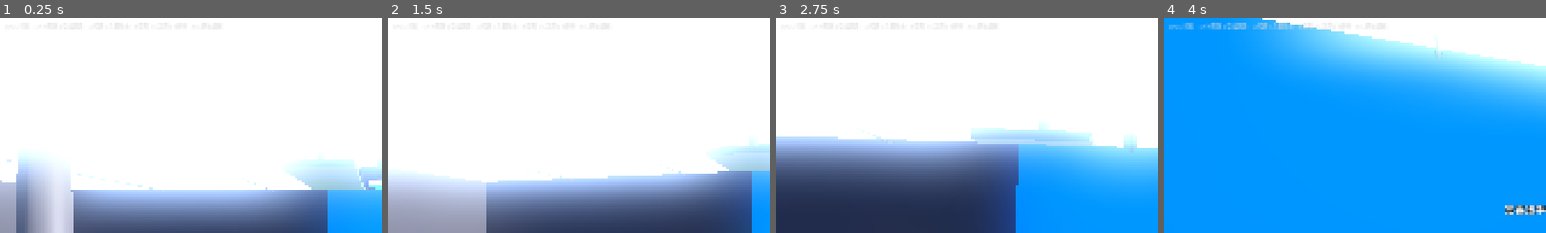
Above: before the commit, frames 1-4 (left to right).
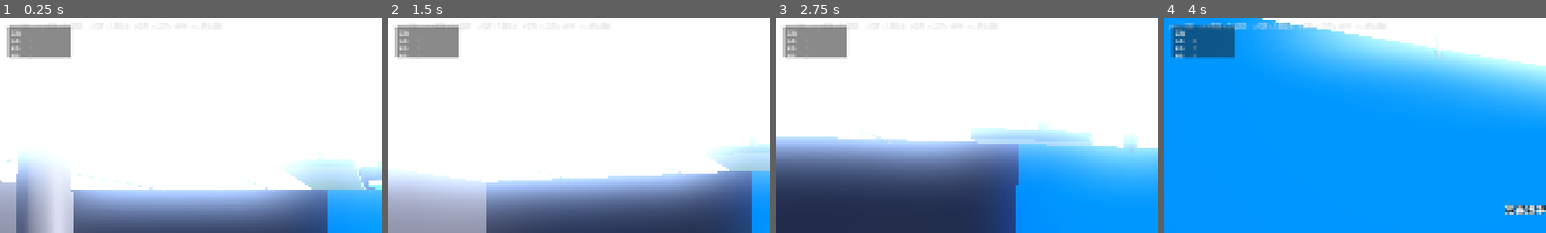
Above: after the commit, the same moments.

Repository: Potatopill98/let-s_go
Game: Godot game, scene res://scenes/main.tscn
Same seed, same stepped clock (60 frames per second), same inputs: the game is played once before the commit and once after it.
Inputs (mouse positions are % of the whole screen's width and height, from its top left):
- Up to frame 1 (0.25 s): no input
- Up to frame 2 (1.5 s): tap Enter at 0.5 s; move the mouse to (55, 50) at 0.52 s; hold W (move_forward) from 0.53 s (still down); tap E (interact) at 0.6 s; click (55, 50) at 0.67 s; tap Space at 0.77 s; move the mouse to (45, 50) at 1.27 s; tap Q at 1.35 s
- Up to frame 3 (2.75 s): keep holding W (move_forward); tap Space at 1.52 s; move the mouse to (52, 48) at 2.02 s; tap G at 2.1 s
- Up to frame 4 (4 s): keep holding W (move_forward); move the mouse to (49, 52) at 2.77 s; tap 1 at 2.85 s; click (49, 52) at 2.92 s; tap Space at 3.02, 3.77 s; move the mouse to (57, 51) at 3.52 s; tap 2 at 3.6 s
The pictures show only the part of the screen within x 0-50%, y 0-50%; the shares and areas given below are measured in that part.

The runs differ from the first frame. In frame 1, 2.7% of the frame differs, in the area x 1-19%, y 3-20%; in frame 2, 2.7%; in frame 3, 2.7%; in frame 4, 2.7%.

Commit message:
feat: 实现穿戴装备系统（头/身/脚三槽位），减伤/免疫/移速修正，UI显示

Diff:
--- /dev/null
+++ b/modules/player/equipment_manager.gd
@@ -0,0 +1,144 @@
+extends Node
+## 穿戴装备管理器
+## 三个槽位：头部、身体、脚部
+## 管理装备效果：减伤、免疫、移速修正等
+
+const SLOT_HEAD: int = 0
+const SLOT_BODY: int = 1
+const SLOT_FEET: int = 2
+
+# 装备数据：每个槽位存储 item_id，空为 ""
+var equipped: Array = ["", "", ""]
+
+# 信号
+signal equipment_changed(slot: int, item_id: String)
+
+# ==================== 装备/卸下 ====================
+func equip(item_id: String) -> bool:
+	if not ItemManager.has_item(item_id):
+		push_warning("[Equipment] 未知道具：" + item_id)
+		return false
+	var data: Dictionary = ItemManager.get_item_data(item_id)
+	if data.get("item_type", "") != "wearable":
+		push_warning("[Equipment] 不是穿戴装备：" + item_id)
+		return false
+	var slot: int = _get_slot_from_subtype(data.get("item_subtype", ""))
+	if slot < 0:
+		return false
+	equipped[slot] = item_id
+	emit_signal("equipment_changed", slot, item_id)
+	return true
+
+func unequip(slot: int) -> String:
+	if slot < 0 or slot >= 3:
+		return ""
+	var item_id: String = equipped[slot]
+	equipped[slot] = ""
+	emit_signal("equipment_changed", slot, "")
+	return item_id
+
+func unequip_by_id(item_id: String) -> bool:
+	for i in range(3):
+		if equipped[i] == item_id:
+			equipped[i] = ""
+			emit_signal("equipment_changed", i, "")
+			return true
+	return false
+
+func get_equipped(slot: int) -> String:
+	if slot < 0 or slot >= 3:
+		return ""
+	return equipped[slot]
+
+func is_equipped(item_id: String) -> bool:
+	for i in range(3):
+		if equipped[i] == item_id:
+			return true
+	return false
+
+# ==================== 效果计算 ====================
+func get_damage_resistance() -> float:
+	var resist: float = 0.0
+	for i in range(3):
+		if equipped[i] == "":
+			continue
+		var data: Dictionary = ItemManager.get_item_data(equipped[i])
+		resist += data.get("damage_resist", 0.0)
+	return min(resist, 0.8)  # 最高减伤80%
+
+func get_headshot_resistance() -> float:
+	if equipped[SLOT_HEAD] == "":
+		return 0.0
+	var data: Dictionary = ItemManager.get_item_data(equipped[SLOT_HEAD])
+	return data.get("headshot_resist", 0.0)
+
+func get_speed_modifier() -> float:
+	var mod: float = 1.0
+	for i in range(3):
+		if equipped[i] == "":
+			continue
+		var data: Dictionary = ItemManager.get_item_data(equipped[i])
+		var penalty: float = data.get("speed_penalty", 0.0)
+		mod -= penalty
+		var bonus: float = data.get("speed_bonus", 0.0)
+		mod += bonus
+	return max(mod, 0.5)  # 最低移速50%
+
+func has_immunity(status_type: String) -> bool:
+	for i in range(3):
+		if equipped[i] == "":
+			continue
+		var data: Dictionary = ItemManager.get_item_data(equipped[i])
+		var immunities: Array = data.get("immunity", [])
+		if status_type in immunities:
+			return true
+	return false
+
+func has_night_vision() -> bool:
+	if equipped[SLOT_HEAD] == "":
+		return false
+	var data: Dictionary = ItemManager.get_item_data(equipped[SLOT_HEAD])
+	return data.get("night_vision", false)
+
+func get_stealth_multiplier() -> float:
+	var mult: float = 1.0
+	for i in range(3):
+		if equipped[i] == "":
+			continue
+		var data: Dictionary = ItemManager.get_item_data(equipped[i])
+		mult *= data.get("stealth_mult", 1.0)
+	return mult
+
+func get_vision_penalty() -> float:
+	if equipped[SLOT_HEAD] == "":
+		return 0.0
+	var data: Dictionary = ItemManager.get_item_data(equipped[SLOT_HEAD])
+	return data.get("vision_penalty", 0.0)
+
+# ==================== 工具方法 ====================
+func _get_slot_from_subtype(subtype: String) -> int:
+	match subtype:
+		"head": return SLOT_HEAD
+		"body": return SLOT_BODY
+		"feet": return SLOT_FEET
+	return -1
+
+func clear() -> void:
+	equipped = ["", "", ""]
+	for i in range(3):
+		emit_signal("equipment_changed", i, "")
+
+func get_save_data() -> Dictionary:
+	return {"equipped": equipped.duplicate()}
+
+func load_save_data(data: Dictionary) -> void:
+	equipped = data.get("equipped", ["", "", ""]).duplicate()
+	for i in range(3):
+		emit_signal("equipment_changed", i, equipped[i])
+
+func get_equipment_list() -> Array:
+	var result: Array = []
+	for i in range(3):
+		if equipped[i] != "":
+			result.append({"slot": i, "item_id": equipped[i], "name": ItemManager.get_item_name(equipped[i])})
+	return result
--- a/modules/player/player.gd
+++ b/modules/player/player.gd
@@ -1,6 +1,7 @@
 extends CharacterBody3D
 class_name Player
 const InventoryScript = preload("res://modules/player/inventory.gd")
+const EquipmentScript = preload("res://modules/player/equipment_manager.gd")
 
 # ============================================================
 # Player Controller with Holdable Item System
@@ -43,6 +44,8 @@
 
 # Inventory system - 6 slots (2 task + 4 consumable)
 var inventory: Node = null
+# Equipment system - head/body/feet
+var equipment: Node = null
 
 @onready var head: Node3D = $Head
 @onready var camera: Camera3D = $Head/Camera3D
@@ -57,6 +60,11 @@
 	inventory.name = "Inventory"
 	add_child(inventory)
 	inventory.inventory_changed.connect(_on_inventory_changed)
+	# Initialize equipment
+	equipment = EquipmentScript.new()
+	equipment.name = "Equipment"
+	add_child(equipment)
+	equipment.equipment_changed.connect(_on_equipment_changed)
 
 func _input(event: InputEvent) -> void:
 	# Mouse look - highest priority, always works even when repairing
@@ -192,7 +200,12 @@
 func take_damage(amount: float, knockback: Vector3 = Vector3.ZERO) -> void:
 	if current_health <= 0.0:
 		return
-	current_health -= amount
+	# Apply equipment damage resistance
+	var actual_damage: float = amount
+	if equipment != null:
+		var resist: float = equipment.get_damage_resistance()
+		actual_damage = amount * (1.0 - resist)
+	current_health -= actual_damage
 	velocity += knockback
 	hit_stun_timer = hit_stun_duration
 	UIManager.flash_damage()
@@ -392,3 +405,37 @@
 func heal(amount: float) -> void:
 	current_health = min(current_health + amount, max_health)
 	UIManager.update_health(current_health, max_health)
+
+
+# ============================================================
+# Equipment System
+# ============================================================
+
+func _on_equipment_changed(slot: int, item_id: String) -> void:
+	update_equipment_ui()
+
+func update_equipment_ui() -> void:
+	if equipment == null:
+		return
+	var equip_list: Array = equipment.get_equipment_list()
+	UIManager.update_equipment(equip_list)
+
+func equip_item(item_id: String) -> bool:
+	if equipment == null:
+		return false
+	return equipment.equip(item_id)
+
+func unequip_slot(slot: int) -> String:
+	if equipment == null:
+		return ""
+	return equipment.unequip(slot)
+
+func has_equipment_immunity(status_type: String) -> bool:
+	if equipment == null:
+		return false
+	return equipment.has_immunity(status_type)
+
+func get_equipment_speed_modifier() -> float:
+	if equipment == null:
+		return 1.0
+	return equipment.get_speed_modifier()
--- a/modules/ui/ui_manager.gd
+++ b/modules/ui/ui_manager.gd
@@ -39,6 +39,10 @@
 # Toast
 var toast_label: Label = null
 var toast_timer: float = 0.0
+
+# Equipment UI
+var equipment_panel: Panel = null
+var equipment_labels: Array = []
 
 @export var message_duration: float = 3.0
 
@@ -54,6 +58,7 @@
 	_create_controls_hint()
 	_create_inventory_ui()
 	_create_toast_ui()
+	_create_equipment_ui()
 
 # ============================================================
 # Damage overlay (red vignette when hurt)
@@ -495,3 +500,61 @@
 	toast_label.modulate.a = 1.0
 
 # Update _process to handle toast
+
+# ============================================================
+# Equipment UI
+# ============================================================
+func _create_equipment_ui() -> void:
+	equipment_panel = Panel.new()
+	equipment_panel.set_anchors_preset(Control.PRESET_TOP_LEFT)
+	equipment_panel.offset_left = 20
+	equipment_panel.offset_top = 20
+	equipment_panel.offset_right = 180
+	equipment_panel.offset_bottom = 100
+	equipment_panel.modulate.a = 0.85
+	add_child(equipment_panel)
+
+	var vb: VBoxContainer = VBoxContainer.new()
+	vb.set_anchors_preset(Control.PRESET_FULL_RECT)
+	vb.offset_left = 8
+	vb.offset_top = 8
+	vb.offset_right = -8
+	vb.offset_bottom = -8
+	equipment_panel.add_child(vb)
+
+	var title: Label = Label.new()
+	title.text = "装备"
+	title.add_theme_font_size_override("font_size", 12)
+	title.add_theme_color_override("font_color", Color(0.9, 0.9, 0.9))
+	vb.add_child(title)
+
+	var slot_names: Array = ["头部", "身体", "脚部"]
+	for i in range(3):
+		var hb: HBoxContainer = HBoxContainer.new()
+		vb.add_child(hb)
+		var name_label: Label = Label.new()
+		name_label.text = slot_names[i] + ":"
+		name_label.custom_minimum_size = Vector2(40, 0)
+		name_label.add_theme_font_size_override("font_size", 10)
+		hb.add_child(name_label)
+		var value_label: Label = Label.new()
+		value_label.text = "无"
+		value_label.add_theme_font_size_override("font_size", 10)
+		value_label.add_theme_color_override("font_color", Color(0.6, 0.6, 0.6))
+		hb.add_child(value_label)
+		equipment_labels.append(value_label)
+
+func update_equipment(equip_list: Array) -> void:
+	var slot_names: Array = ["头部", "身体", "脚部"]
+	var equipped: Array = ["", "", ""]
+	for item in equip_list:
+		var slot: int = item.get("slot", 0)
+		var name: String = item.get("name", "")
+		equipped[slot] = name
+	for i in range(3):
+		if equipped[i] != "":
+			equipment_labels[i].text = equipped[i]
+			equipment_labels[i].add_theme_color_override("font_color", Color(0.8, 1.0, 0.8))
+		else:
+			equipment_labels[i].text = "无"
+			equipment_labels[i].add_theme_color_override("font_color", Color(0.6, 0.6, 0.6))
